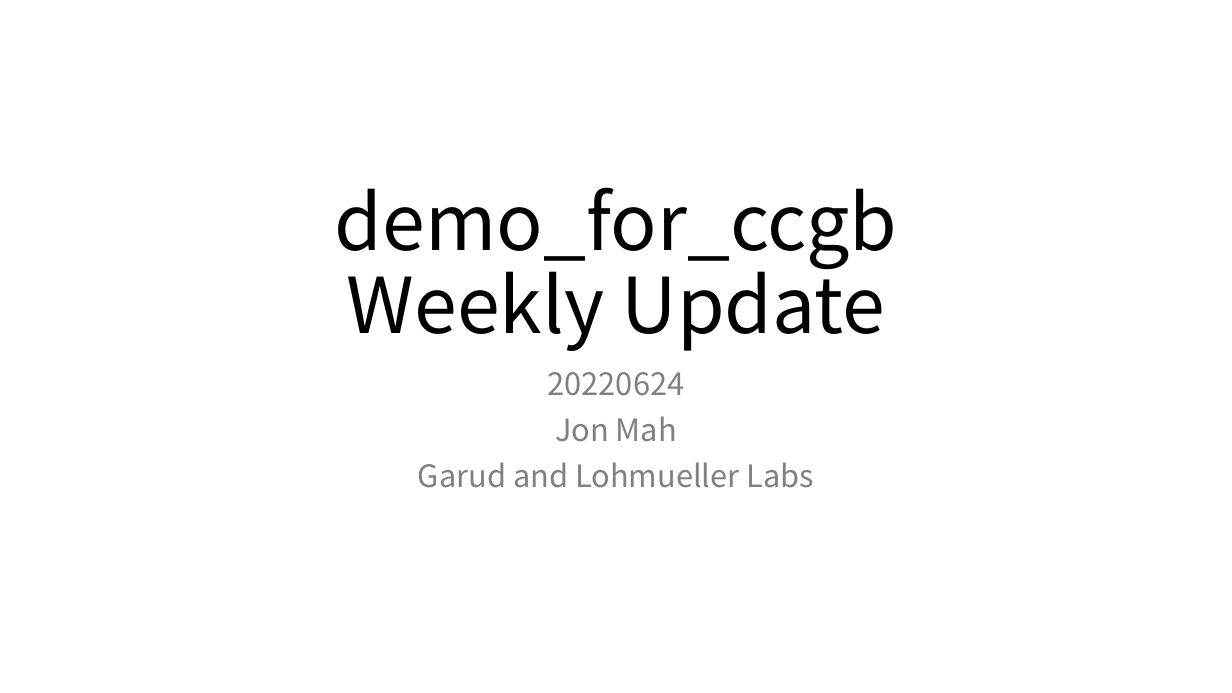
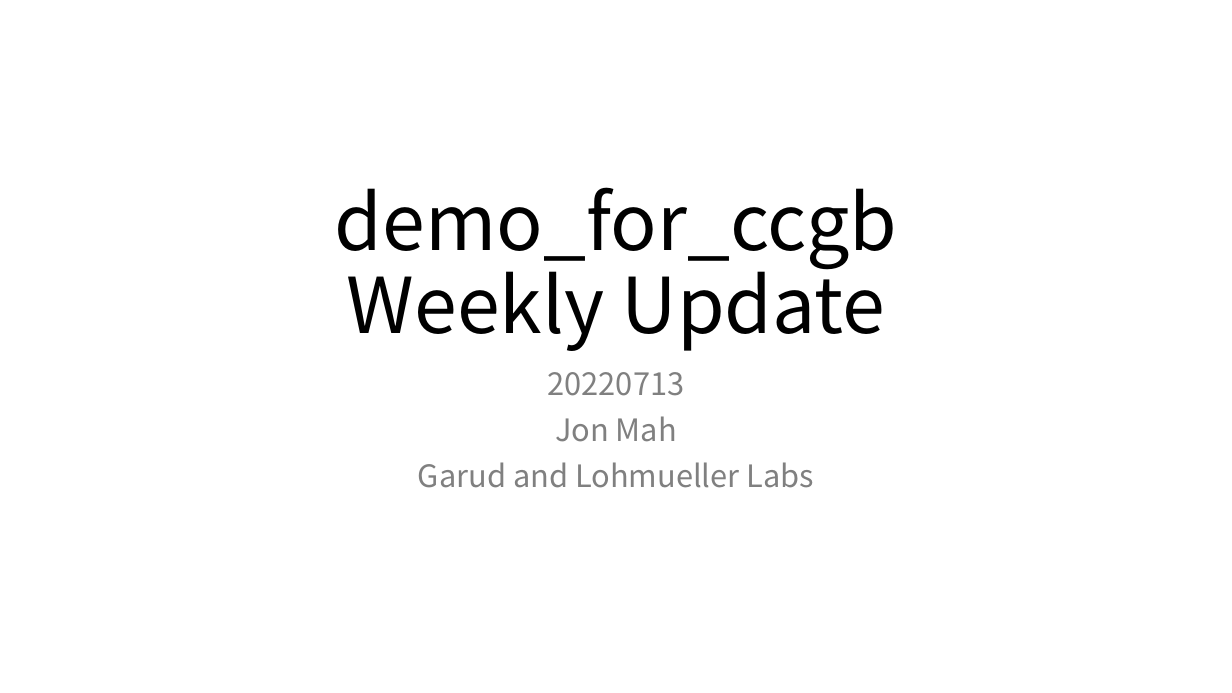
Before and after one commit to jon-mah/demo_for_ccgb, a slide deck: slide 1 of Summary/20220624_microbiome_demographic_slides.pptx. Drawn at 1232x693 pixels with LibreOffice and Linux fonts; fonts in the diff are those of the drawing. Boxes give left, top, right and bottom in pixels: in the first picture for what was removed or moved away, otherwise in the second. Text is boxed around its words. In the diff, an @@ line names an element or a change of style, - is before the commit and + after.

```diff
--- a/Summary/20220624_microbiome_demographic_slides.pptx
+++ b/Summary/20220624_microbiome_demographic_slides.pptx
@@ subtitle at <box>548,372,685,396</box>: text changed @@
-20220624
+20220713
```
Also in this commit, not shown: 4 other files.
